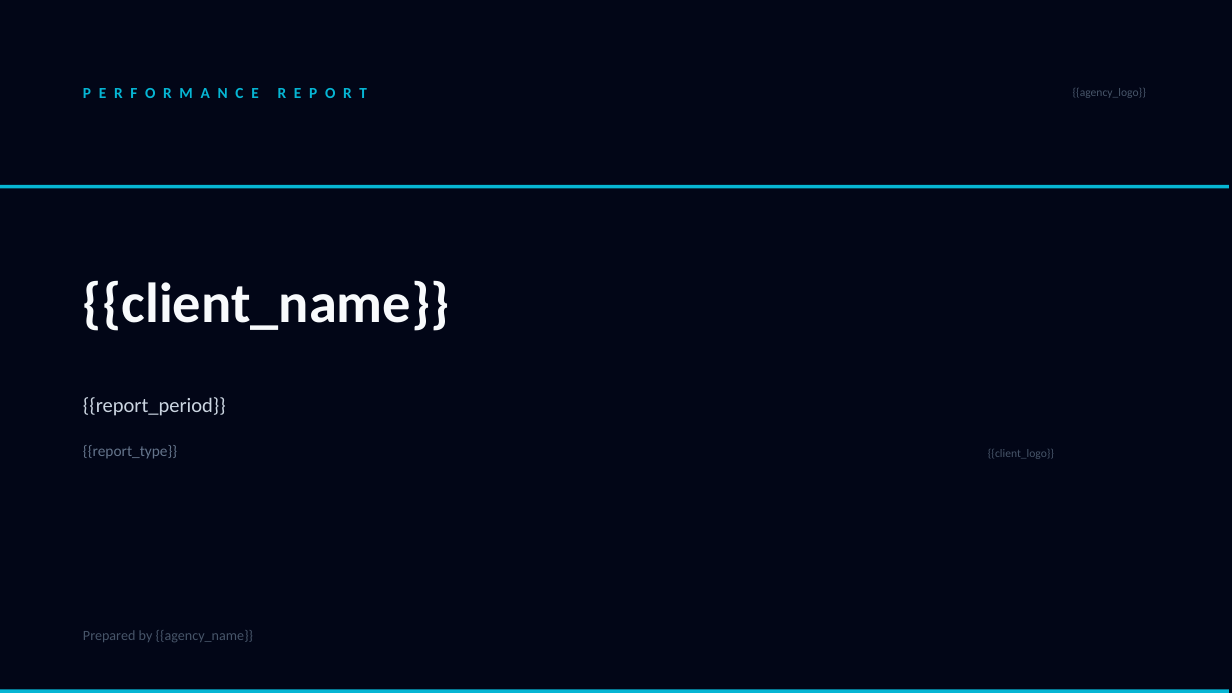
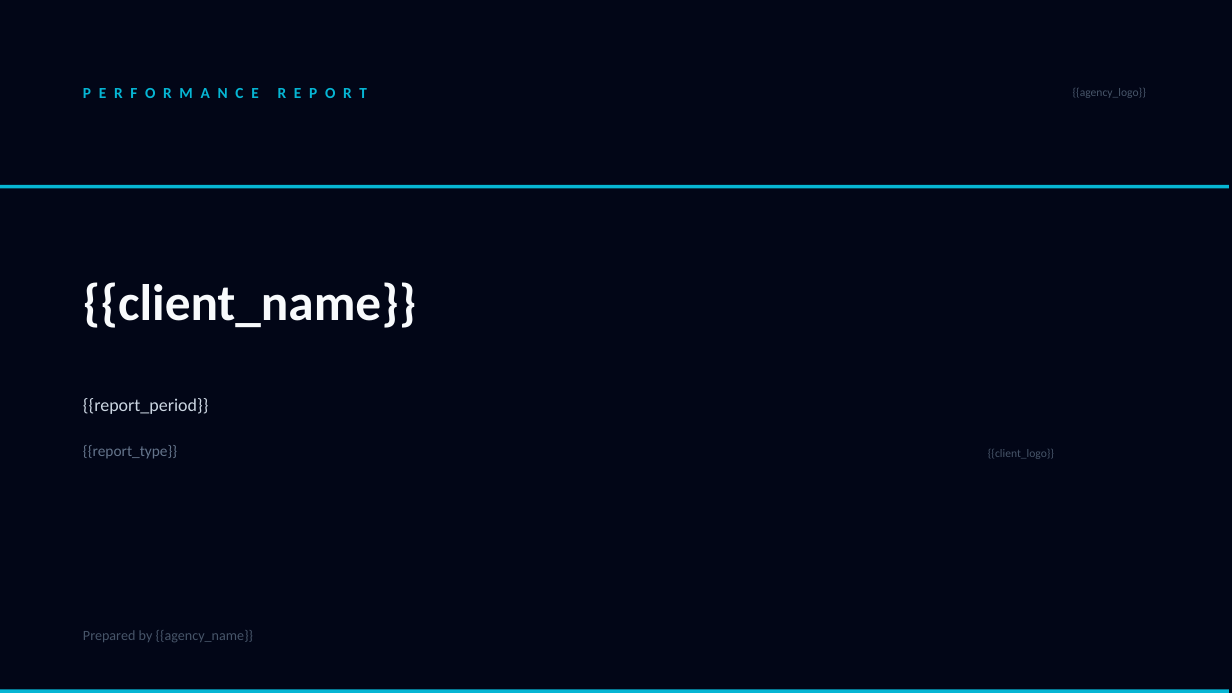
Before and after one commit to sapienbotics/goreportpilot, a slide deck: slide 1 of backend/templates/pptx/dark_executive.pptx. Drawn at 1232x693 pixels with LibreOffice and Linux fonts; fonts in the diff are those of the drawing. Boxes give left, top, right and bottom in pixels: in the first picture for what was removed or moved away, otherwise in the second. Text is boxed around its words. In the diff, an @@ line names an element or a change of style, - is before the commit and + after.

```diff
--- a/backend/templates/pptx/dark_executive.pptx
+++ b/backend/templates/pptx/dark_executive.pptx
@@ text "{{client_name}}" at [83,282,417,328]: size 44 to 40 pt @@
@@ text "{{report_period}}" at [83,398,208,414]: size 16 to 14 pt @@
```
Also in this commit, not shown: 6 other slides changed, 8 other files.
